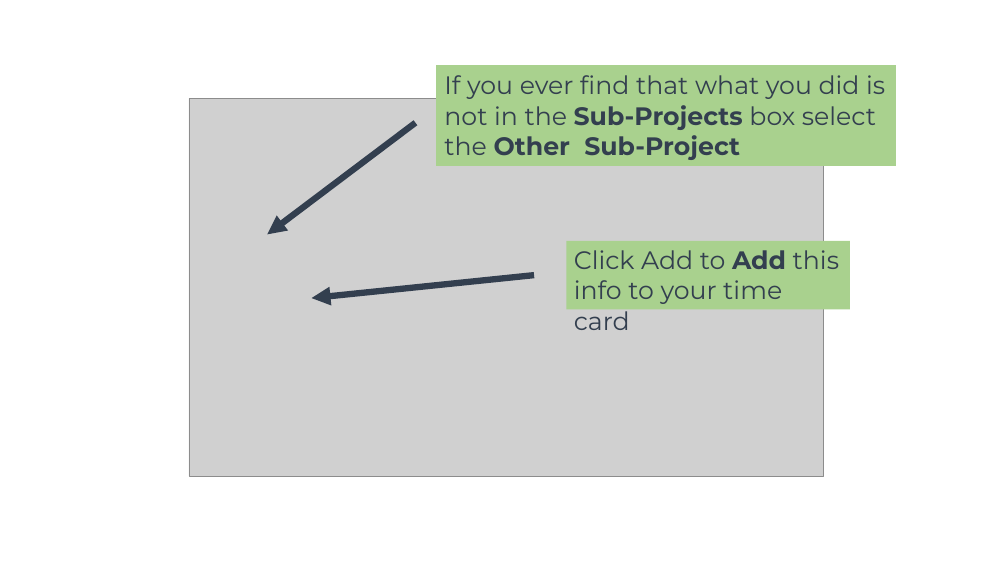
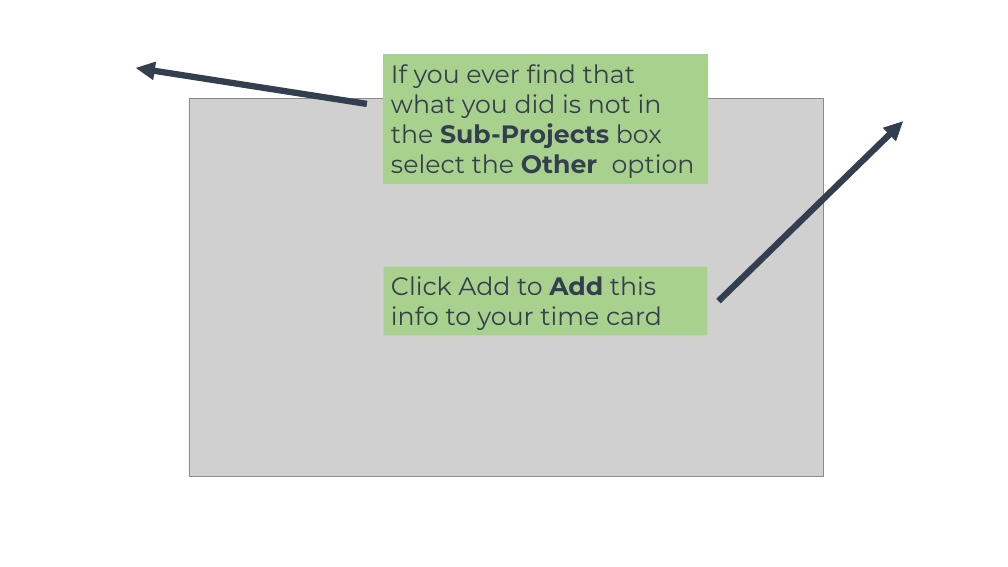
Before and after one commit to joshuawootonn/time-track, a slide deck: slide 13 of Instructions/Employee Presentation.pptx. Drawn at 1008x567 pixels with LibreOffice and Linux fonts; fonts in the diff are those of the drawing; grey boxes stand for pictures; background and template pictures are left out. Boxes give left, top, right and bottom in pixels: in the first picture for what was removed or moved away, otherwise in the second. Text is boxed around its words. In the diff, an @@ line names an element or a change of style, - is before the commit and + after.

```diff
--- a/Instructions/Employee Presentation.pptx
+++ b/Instructions/Employee Presentation.pptx
@@ rectangle "If you ever find that ...": place and size @@
-rectangle "If you ever find that ..." at bbox=[437, 66, 896, 165]
+rectangle "If you ever find that ..." at bbox=[383, 54, 707, 185]
@@ arrow moved from (416, 123) - (268, 234) to (367, 104) - (136, 68) @@
@@ text in rectangle at bbox=[391, 64, 695, 178]: text changed @@
-If you ever find that what you did is not in the Sub-Projects box select the Other Sub-Project
+If you ever find that what you did is not in the Sub-Projects box select the Other option
@@ arrow moved from (534, 275) - (312, 298) to (718, 301) - (903, 122) @@
@@ rectangle "Click Add to Add this ...": place and size @@
-rectangle "Click Add to Add this ..." at bbox=[566, 241, 850, 310]
+rectangle "Click Add to Add this ..." at bbox=[383, 267, 707, 336]
```
Also in this commit, not shown: 12 other slides changed, 1 other file.
